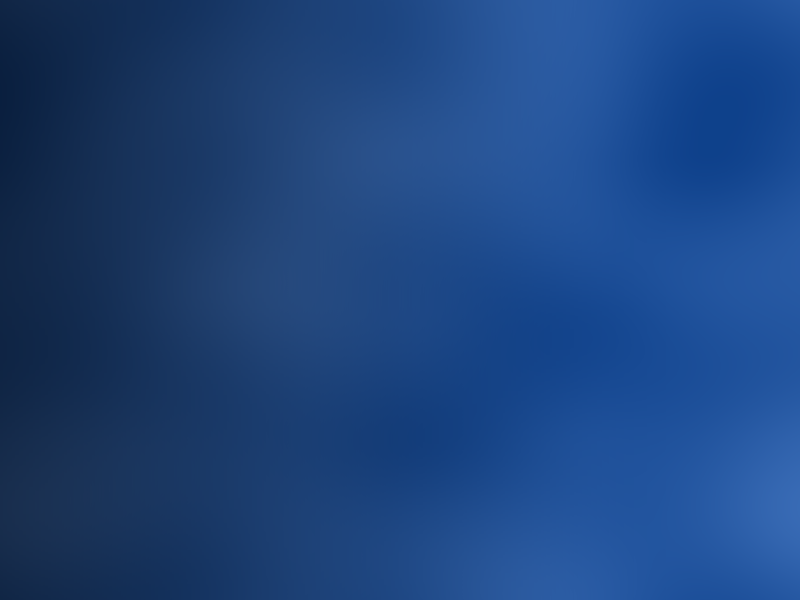
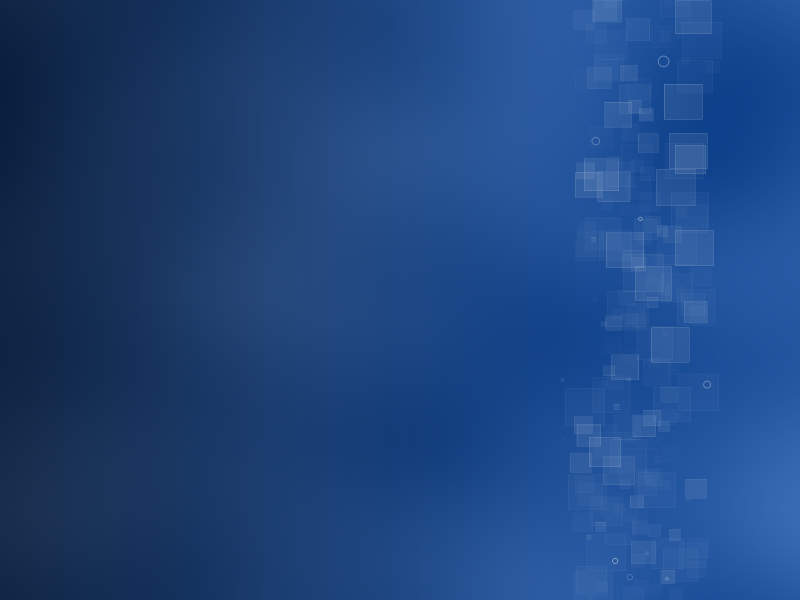
Layer changes from the first 800px x 600px image to the second:
added layer "800x600.svg" above "Texture" over (x1=560, y1=0, x2=722, y2=600)
